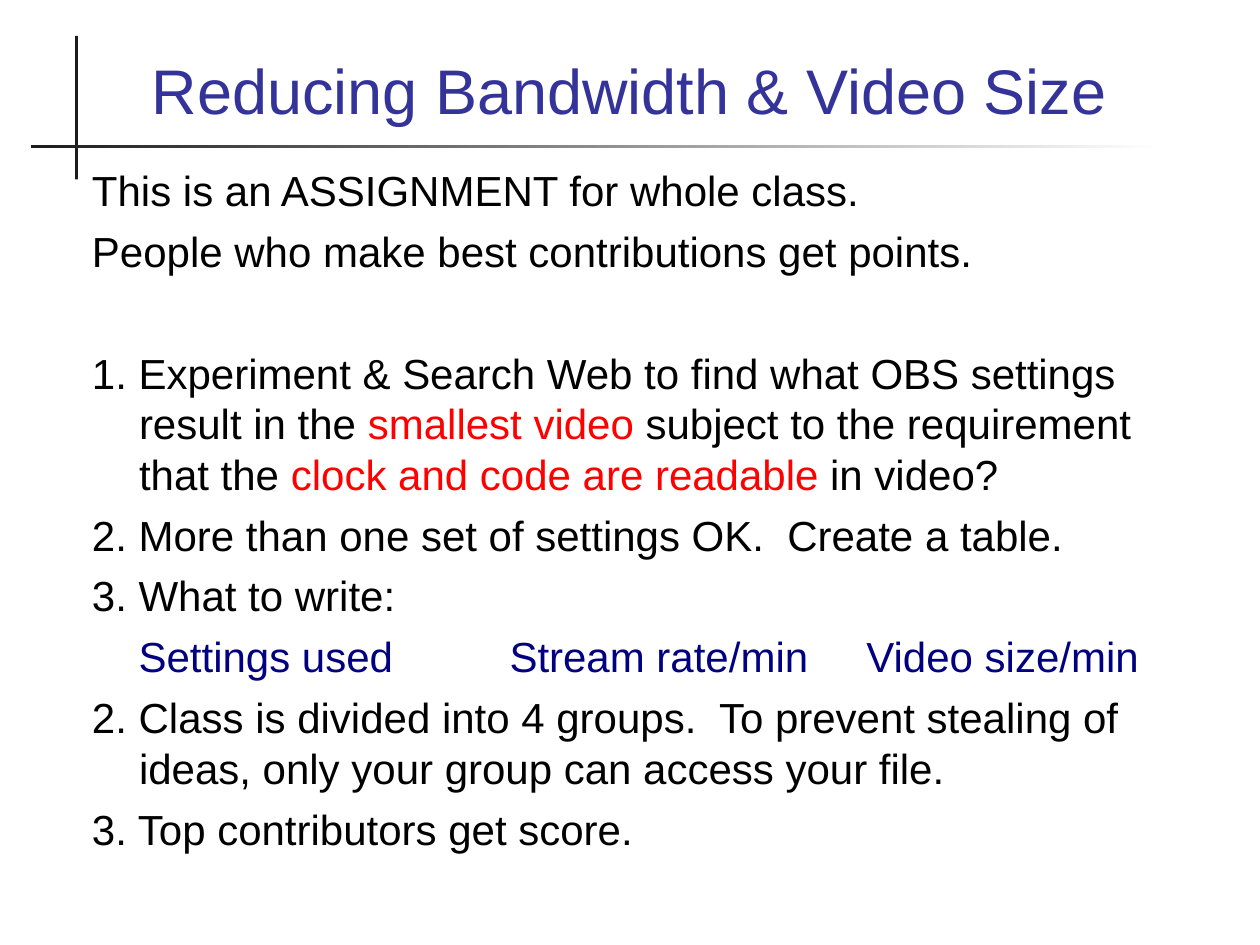
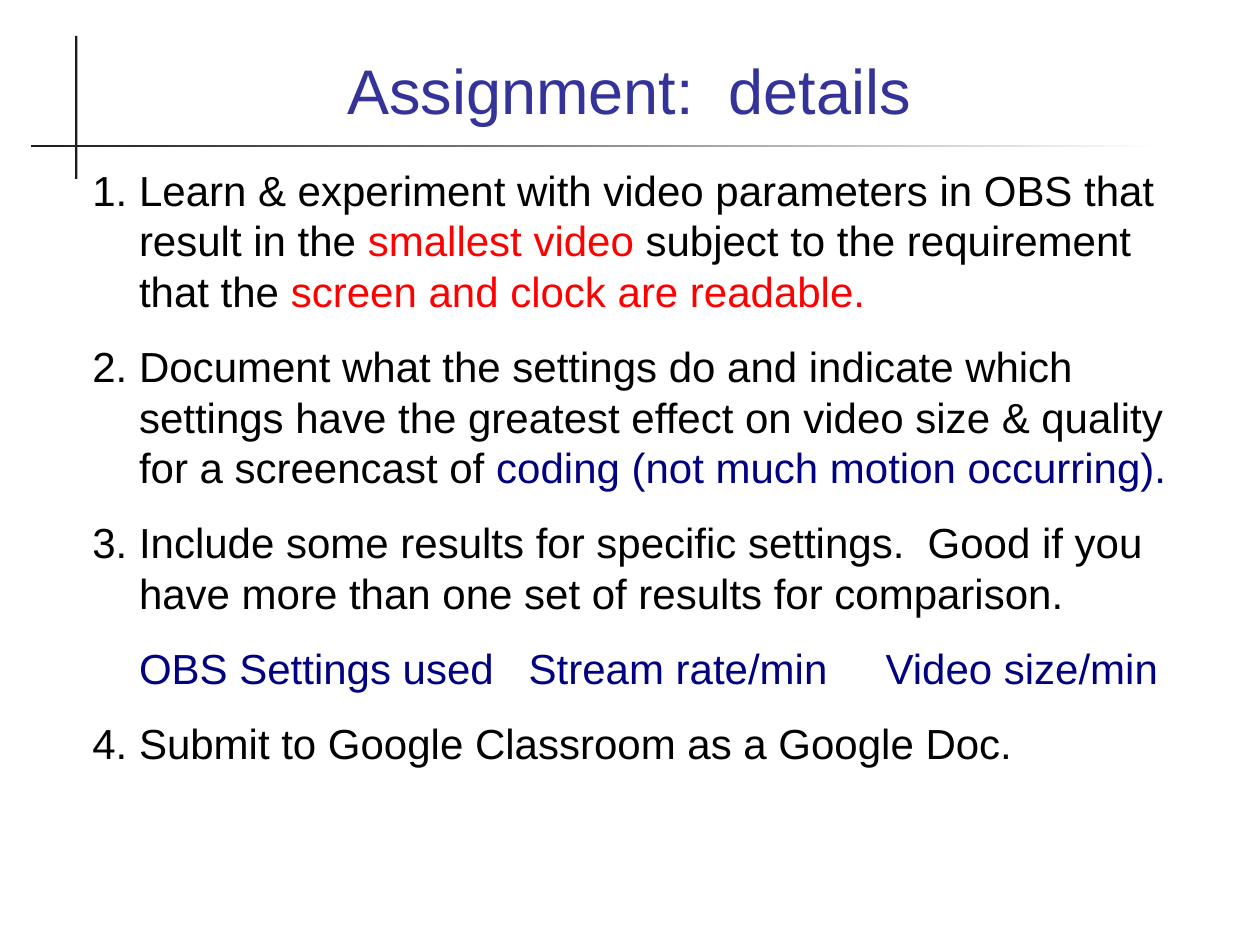
Before and after one commit to skeoop/skeoop.github.io, a slide deck: slide 20 of feedback/Week15-Meeting.ppt (slide 18 before the commit). Drawn at 1260x945 pixels with LibreOffice and Linux fonts; fonts in the diff are those of the drawing. Boxes give left, top, right and bottom in pixels: in the first picture for what was removed or moved away, otherwise in the second. Text is boxed around its words. In the diff, an @@ line names an element or a change of style, - is before the commit and + after.

```diff
--- a/feedback/Week15-Meeting.ppt
+++ b/feedback/Week15-Meeting.ppt
@@ title at [347,68,911,126]: text changed @@
-Reducing Bandwidth & Video Size
+Assignment: details
@@ text at [92,175,1166,768]: text changed @@
-This is an ASSIGNMENT for whole class.
-People who make best contributions get points.
-1. Experiment & Search Web to find what OBS settings result in the smallest video subject to the requirement that the clock and code are readable in video?
-2. More than one set of settings OK. Create a table.
-3. What to write:
-Settings used Stream rate/min Video size/min
-2. Class is divided into 4 groups. To prevent stealing of ideas, only your group can access your file.
-3. Top contributors get score.
+1. Learn & experiment with video parameters in OBS that result in the smallest video subject to the requirement that the screen and clock are readable.
+2. Document what the settings do and indicate which settings have the greatest effect on video size & quality for a screencast of coding (not much motion occurring).
+3. Include some results for specific settings. Good if you have more than one set of results for comparison.
+OBS Settings used Stream rate/min Video size/min
+4. Submit to Google Classroom as a Google Doc.
```
Also in this commit, not shown: 11 other slides changed, 8 slides added, 3 other files.
